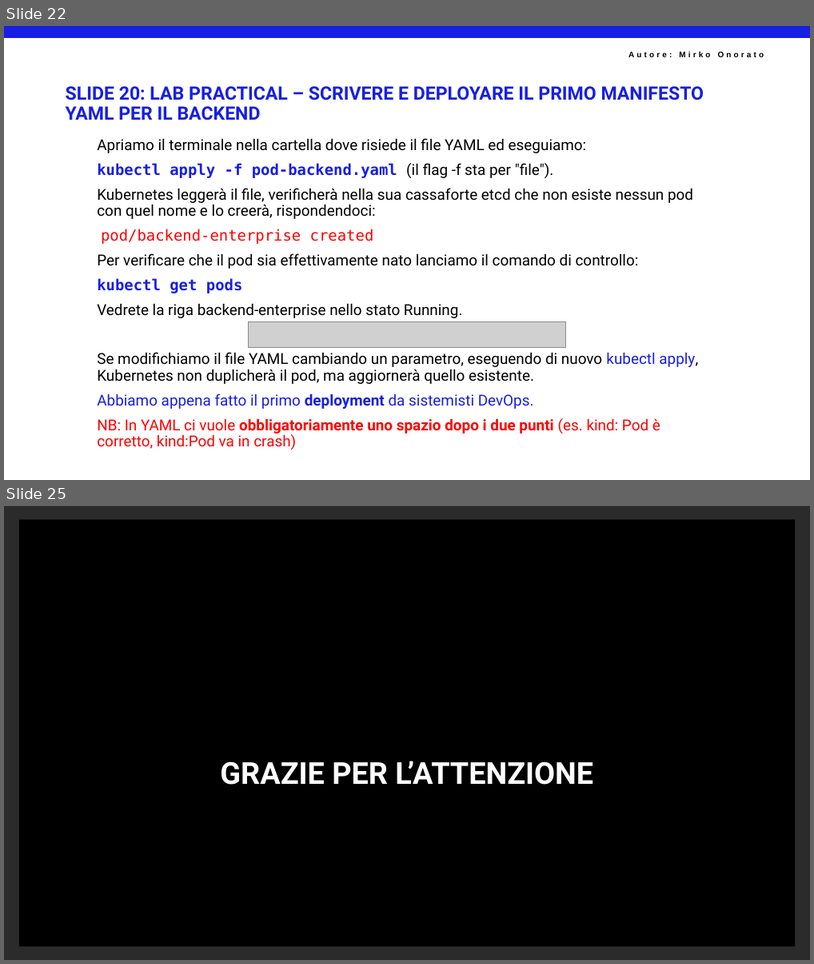
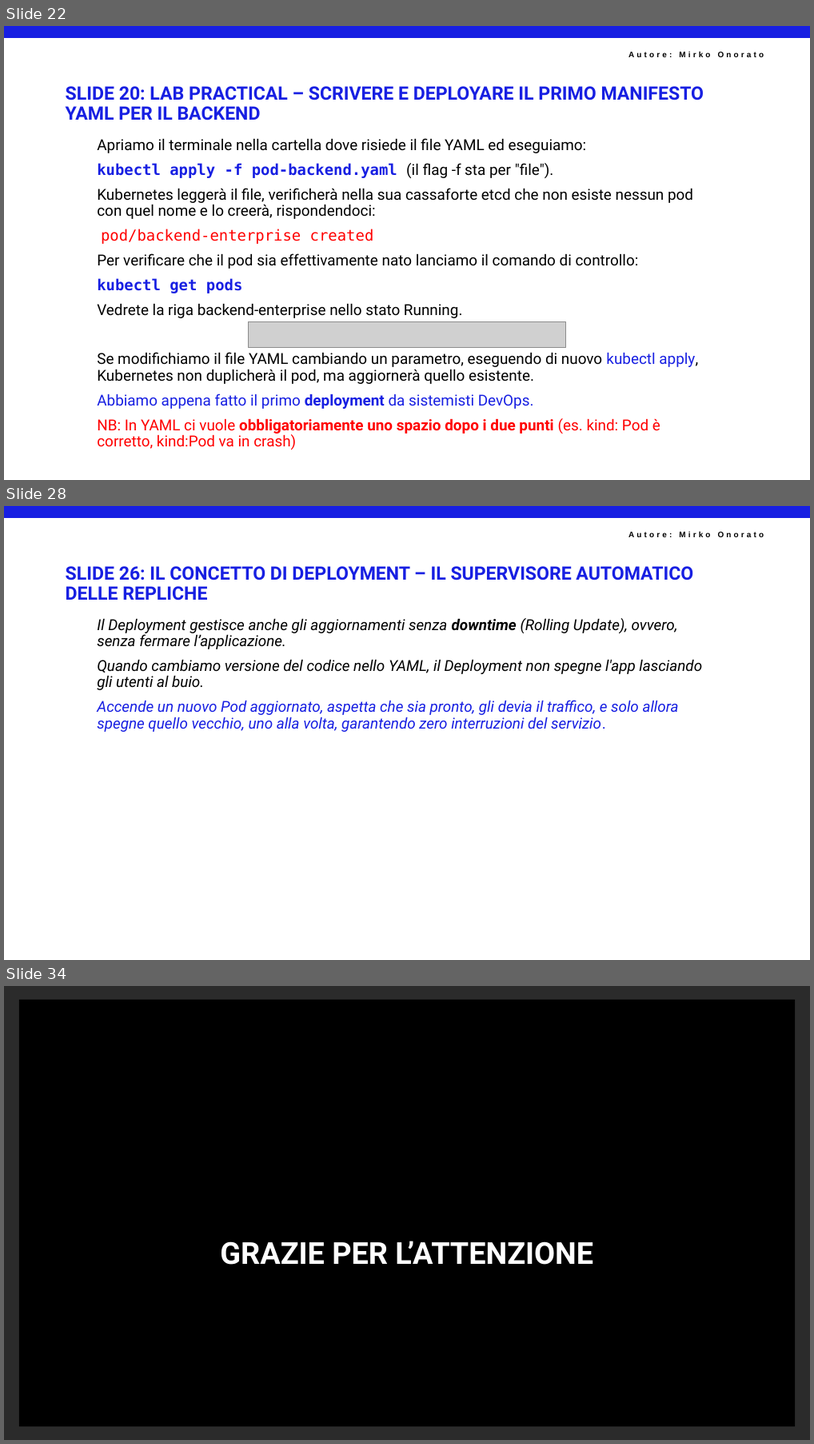
Before and after one commit to mirkoSkF/Docker-Slides, a slide deck: 4 - Kubernates. IL PASSAGGIO DA DOCKER COMPOSE ALL'ORCHESTRAZIONE ENTERPRISE.pptx. Shown one above the other, each under a label of ours: slides 22 and 25 before the commit, slides 22, 28 and 34 after it; the slides between them are not shown. The pictures are 814x964 and 814x1444 pixels, drawn with LibreOffice and Linux fonts; fonts in the diff are those of the drawing; grey boxes stand for pictures; background and template pictures are left out; a plain dark background stands for a picture behind light text. Boxes give left, top, right and bottom in pixels: in the first picture for what was removed or moved away, otherwise in the second. Text is boxed around its words. In the diff, an @@ line names an element or a change of style, - is before the commit and + after.

```diff
--- a/4 - Kubernates. IL PASSAGGIO DA DOCKER COMPOSE ALL'ORCHESTRAZIONE ENTERPRISE.pptx
+++ b/4 - Kubernates. IL PASSAGGIO DA DOCKER COMPOSE ALL'ORCHESTRAZIONE ENTERPRISE.pptx
@@ slide 28 added at box(4, 506, 810, 960), background #FFFFFF; not listed: 2 template elements that a slide beside it also shows @@
@@ title added at box(66, 566, 694, 600), 22 pt, text #171FE2, bold @@
+SLIDE 26: IL CONCETTO DI DEPLOYMENT – IL SUPERVISORE AUTOMATICO DELLE REPLICHE
@@ text added at box(97, 618, 702, 732), 18 pt, text #000000, italic @@
+Il Deployment gestisce anche gli aggiornamenti senza downtime (Rolling Update), ovvero, senza fermare l’applicazione.
+Quando cambiamo versione del codice nello YAML, il Deployment non spegne l'app lasciando gli utenti al buio.
+Accende un nuovo Pod aggiornato, aspetta che sia pronto, gli devia il traffico, e solo allora spegne quello vecchio, uno alla volta, garantendo zero interruzioni del servizio.
@@ what was slide 25 is now slide 34 @@
```
Also in this commit, not shown: 2 slides changed, 8 other slides added.
